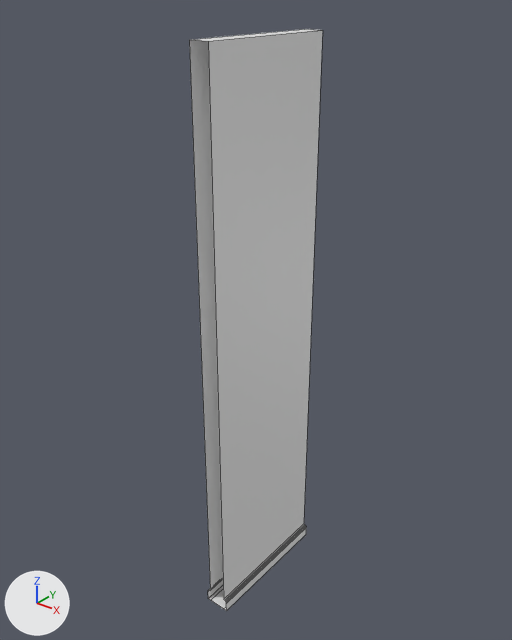
A saved change to the FBX model Sneak and Seek/Assets/Meshes/Wall (Single).fbx.
The view is the same before and after, from a 50 mm lens placed at (10.04, -12.74, 16.12), pointed at (-0.28, 0.16, 8.12). The axes (+X, +Y, +Z) are drawn at lower left. The lights are the same throughout. Mesh edges are drawn as thin lines. Where no turn or scale is listed for an object, it has been applied to the vertices. Vertices at the same position are counted once.
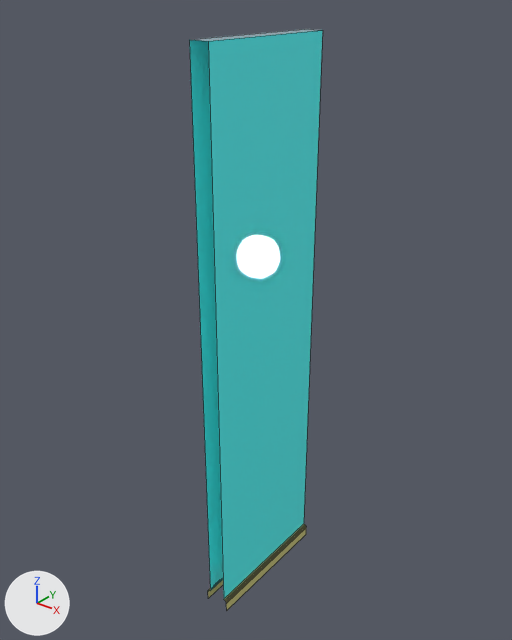
Boxes [x1, y1, x2, y2] around the edits, measured in the pictures (512 x 640 px):
'Box001', reshaped
    before: [189, 29, 323, 611]
    after: [189, 29, 323, 610]
part 1 of me_mesh, deleted
    before: [208, 585, 227, 611]
part 2 of me_mesh, recoloured (grey to yellow)
    both: [208, 524, 306, 610]
part 3 of me_mesh, recoloured (grey to cyan)
    both: [189, 30, 323, 599]
part 4 of me_mesh, recoloured
    both: [192, 29, 318, 41]

The change, as a diff of the scene's bpy script:
```diff
--- a/Sneak and Seek/Assets/Meshes/Wall (Single).fbx.py
+++ b/Sneak and Seek/Assets/Meshes/Wall (Single).fbx.py
@@ mat_material__32 @@
+mat_material__32 = principled_material('Material #32')
+mat_material__32.base_color = (0.0869, 1.0, 1.0)  # cyan #53ffff
+mat_material__32.roughness = 0.0
@@ mat_material__31 @@
+mat_material__31 = principled_material('Material #31')
+mat_material__31.base_color = (0.618, 0.585, 0.204)  # yellow #cec97d
+mat_material__31.roughness = 0.0
@@ mat_material__33 @@
+mat_material__33 = principled_material('Material #33')
+mat_material__33.base_color = (0.204, 0.524, 0.675)  # cyan #7dbfd6
+mat_material__33.roughness = 0.0
@@ me_mesh @@
 # used by ob_box001; location = (0.0, 0.0, 0.0)
 # verts and faces of me_mesh; kept vertices keep their numbers, new ones are numbered from 36
 # before: 0 (0.2, -1.9, 0.0) at pixel (223, 608), 1 (-0.2, 1.9, 0.0), 2 (0.2, 1.9, 0.0), 7 (-0.2, -1.9, 0.0) at pixel (210, 600), 12 (-0.3, 1.9, 0.0)
 # before: 13 (-0.3, -1.9, 0.0) at pixel (208, 598), 24 (0.3, -1.9, 0.0) at pixel (226, 610), 25 (0.3, 1.9, 0.0) at pixel (306, 534)
-me_mesh.from_pydata(...)  # 36 vertices, 18 faces; spans x -0.3..0.3, y -1.9..1.9, z 0.0..15.0
+me_mesh.from_pydata(...)  # 32 vertices, 15 faces; spans x -0.3..0.3, y -1.9..1.9, z 0.0..15.0
+# me_mesh part 1
+delete_vertices([0, 1, 2, 7])  # with the faces that use them
+# me_mesh part 2: 12 faces spanning x -0.3..0.3, y -1.9..1.9, z 0.0..0.4 switch from no material to mat_material__31 (yellow #cec97d)
+# me_mesh part 3: 2 faces spanning x -0.2..0.2, y -1.9..1.9, z 0.4..15.0 switch from no material to mat_material__32 (cyan #53ffff)
+# me_mesh part 4: 1 face spanning x -0.2..0.2, y -1.9..1.9, z 15.0 switches from no material to mat_material__33 (cyan #7dc0d6)
+me_mesh.materials.append(mat_material__33)  # cyan #7dbfd6
```
